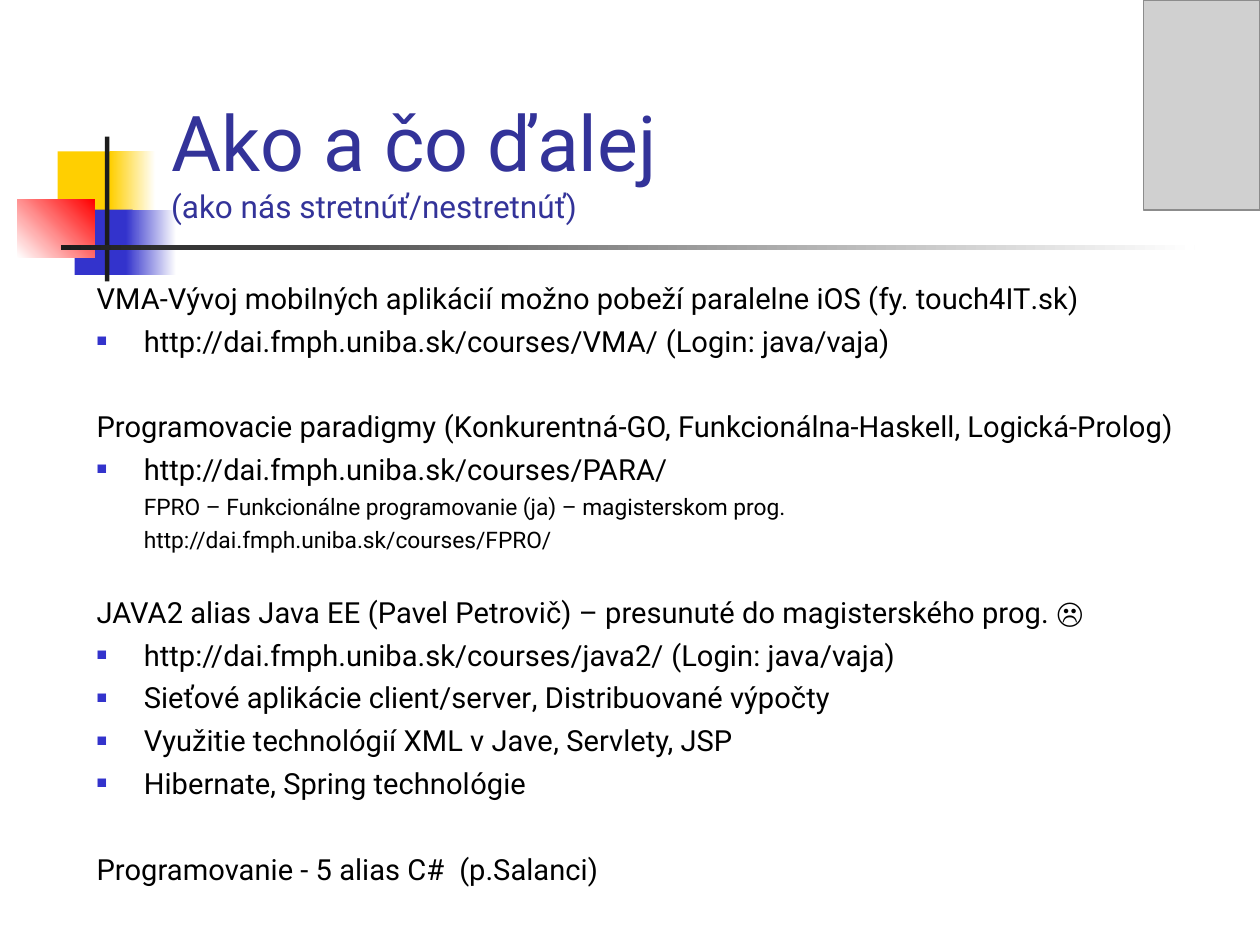
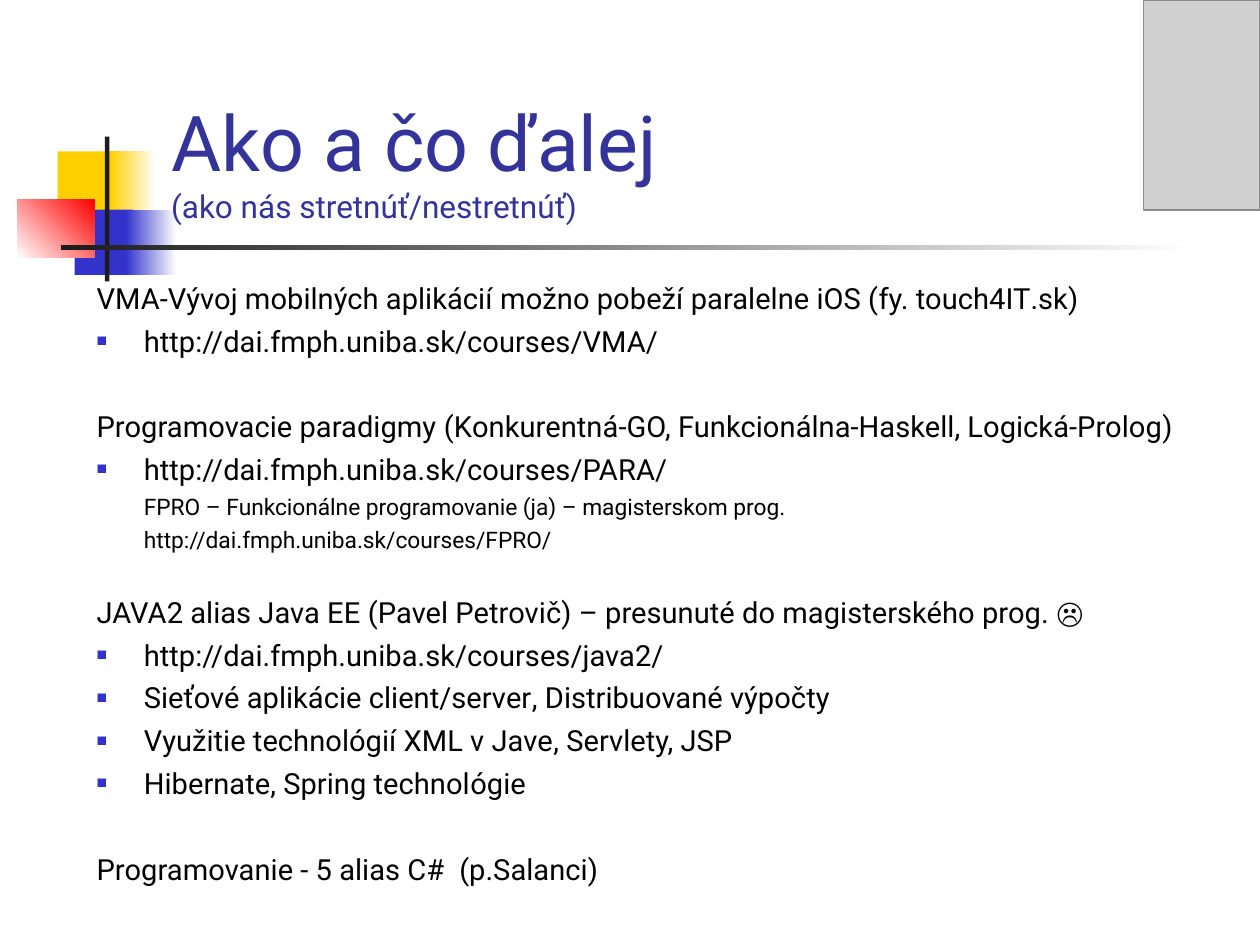
Before and after one commit to Programovanie4/Prednasky, a slide deck: slide 18 of 13/grandfinale.ppt (slide 16 before the commit). Drawn at 1260x945 pixels with LibreOffice and Linux fonts; fonts in the diff are those of the drawing; grey boxes stand for pictures. Boxes give left, top, right and bottom in pixels: in the first picture for what was removed or moved away, otherwise in the second. Text is boxed around its words. In the diff, an @@ line names an element or a change of style, - is before the commit and + after.

```diff
--- a/13/grandfinale.ppt
+++ b/13/grandfinale.ppt
@@ text at <box>144,330,658,358</box>: text changed @@
-■ http://dai.fmph.uniba.sk/courses/VMA/ (Login: java/vaja)
+■ http://dai.fmph.uniba.sk/courses/VMA/
@@ text at <box>144,644,664,673</box>: text changed @@
-■ http://dai.fmph.uniba.sk/courses/java2/ (Login: java/vaja)
+■ http://dai.fmph.uniba.sk/courses/java2/
```
Also in this commit, not shown: 9 other slides changed, 11 slides added, 8 slides removed, 4 other files.
